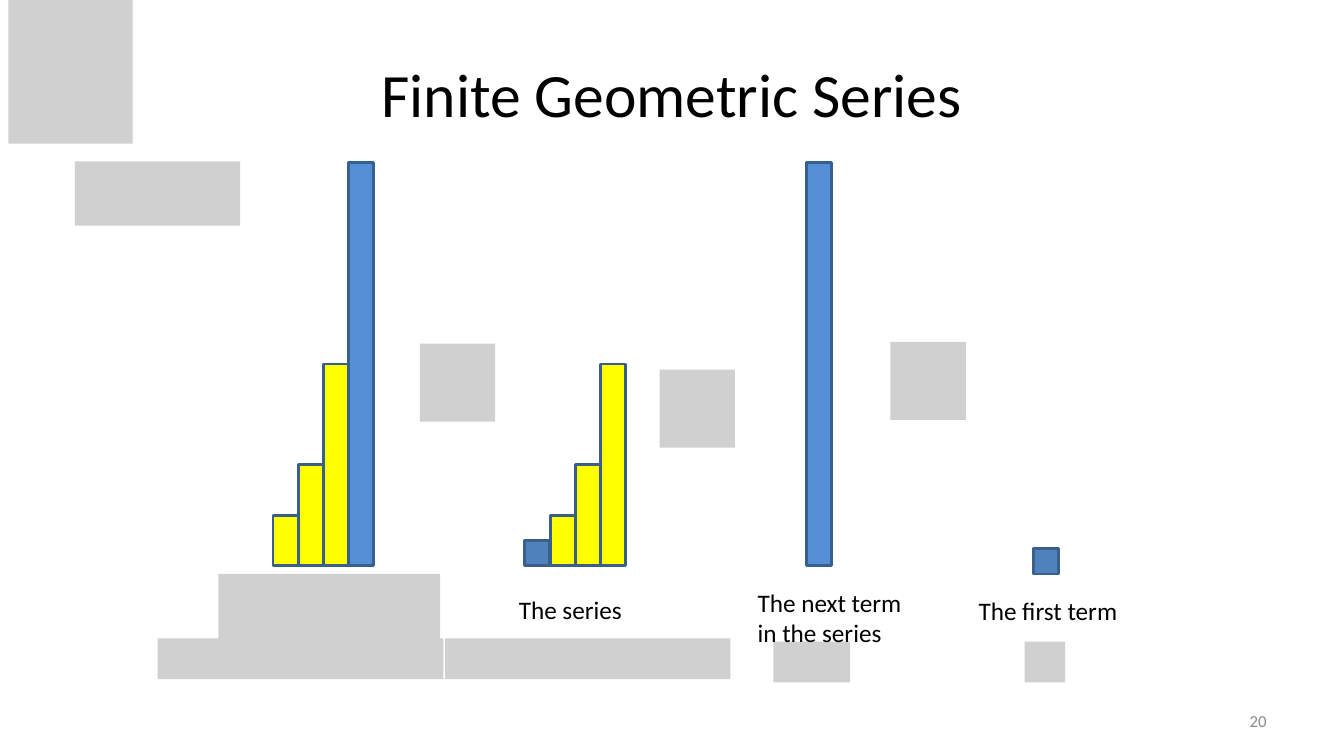
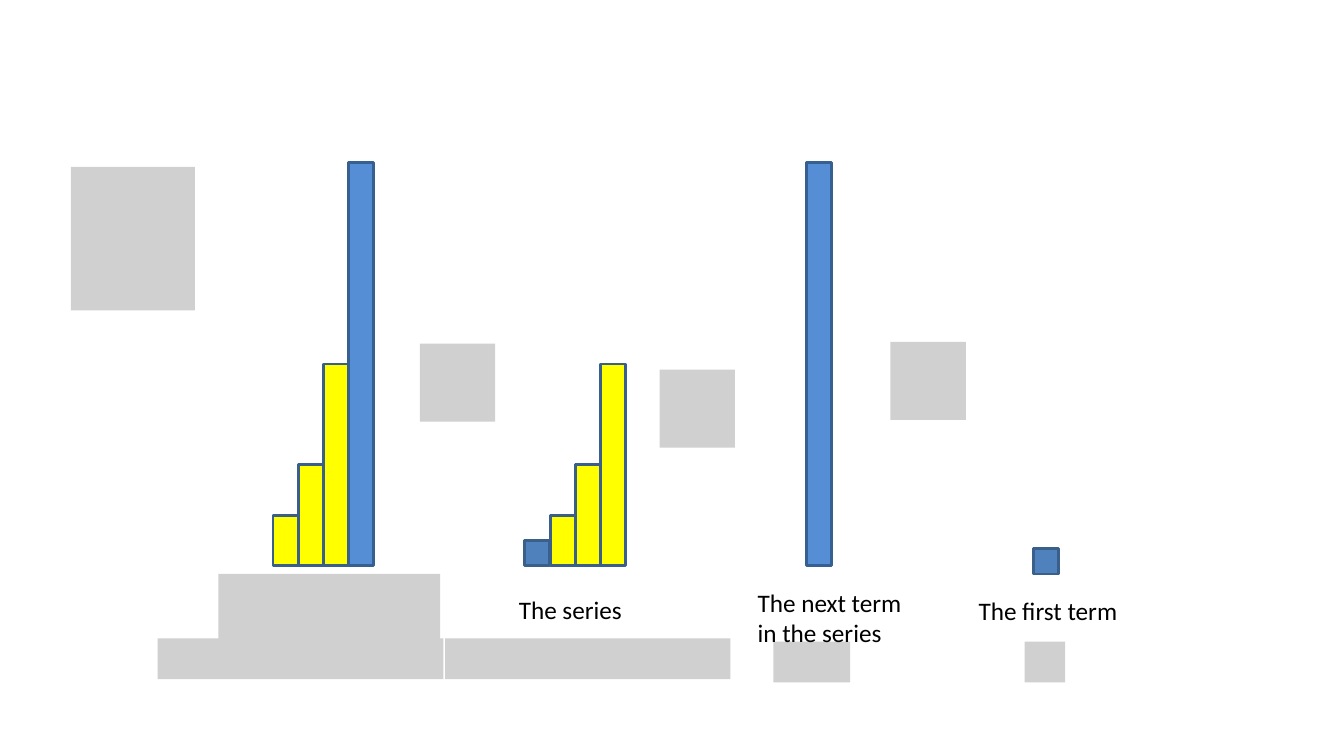
Before and after one commit to natebrunelle/cse332, a slide deck: slide 20 of demo_site/files/slides/lecture6_recurrences_inka.pptx. Drawn at 1344x756 pixels with LibreOffice and Linux fonts; fonts in the diff are those of the drawing; grey boxes stand for pictures. Boxes give left, top, right and bottom in pixels: in the first picture for what was removed or moved away, otherwise in the second. Text is boxed around its words. In the diff, an @@ line names an element or a change of style, - is before the commit and + after.

```diff
--- a/demo_site/files/slides/lecture6_recurrences_inka.pptx
+++ b/demo_site/files/slides/lecture6_recurrences_inka.pptx
@@ picture removed at <box>8,0,132,144</box> @@
@@ title removed at <box>381,74,961,118</box> @@
-Finite Geometric Series
@@ picture added at <box>71,166,195,311</box> @@
@@ picture removed at <box>75,161,240,226</box> @@
@@ page number removed at <box>1250,716,1267,727</box> @@
-20
```
Also in this commit, not shown: 16 other slides changed, 7 other files.
